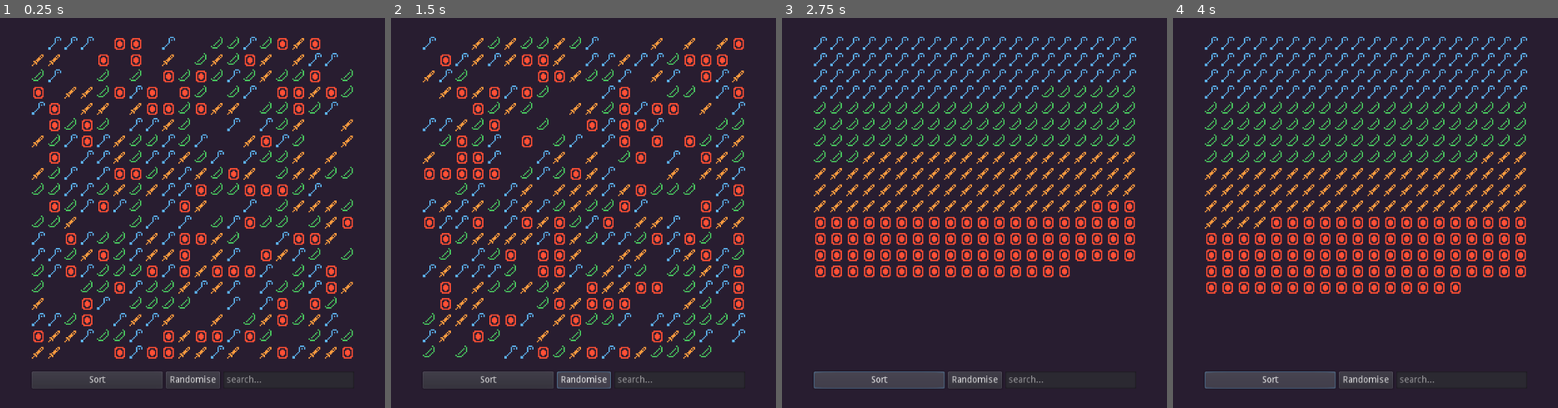
Above: before the commit, frames 1-4 (left to right).
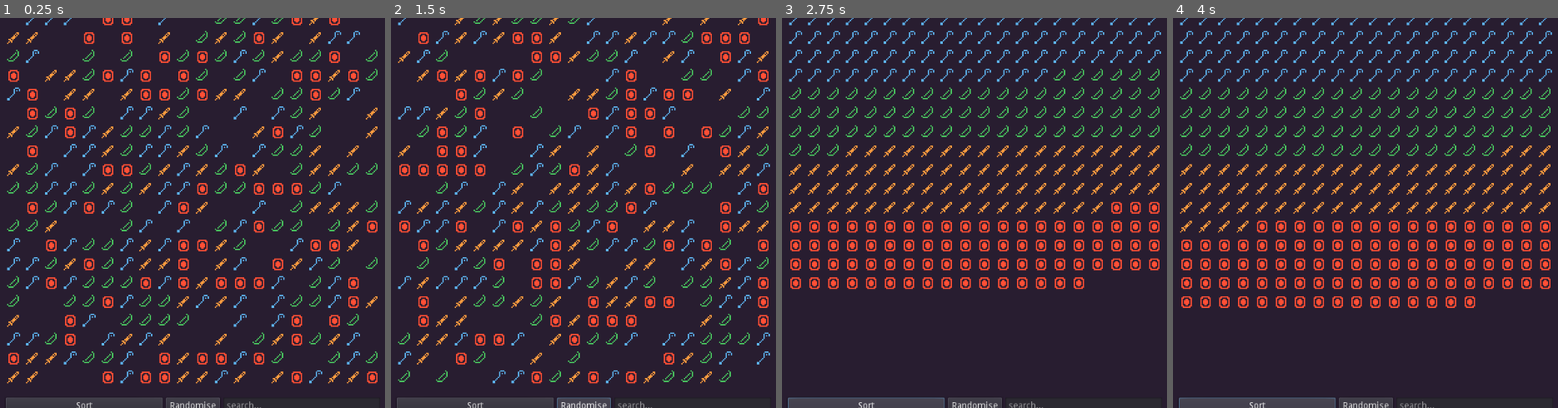
Above: after the commit, the same moments.

Repository: AGPritchard/inventory
Game: Godot game, scene res://src/inventory/inventory.tscn
Two runs of this game, one before a commit and one after it. Both use one fixed random seed, a clock stepped at 60 frames per second and the inputs below. The project has no main scene, so this scene is started directly.
Inputs:
- Up to frame 1 (0.25 s): no input
- Up to frame 2 (1.5 s): click "Sort" at 0.5 s; click "Randomise" at 1.25 s
- Up to frame 3 (2.75 s): click "Sort" at 2 s
- Up to frame 4 (4 s): click "Randomise" at 2.75 s; click "Sort" at 3.5 s

The runs differ from the first frame. In frame 1, 25% of the frame differs, in the area x 1-99%, y 0-100%; in frame 2, 25%; in frame 3, 25%; in frame 4, 26%.

Commit message:
Update sprite size
Sprites are now 12px by 12px

Diff:
--- a/src/inventory/inventory.gd
+++ b/src/inventory/inventory.gd
@@ -27,7 +27,7 @@
 	$VBoxContainer/GridContainer.columns = columns
 	for i in slot_count:
 		var item_slot = TextureRect.new()
-		item_slot.rect_min_size = Vector2(20, 20)
+		item_slot.rect_min_size = Vector2(24, 24)
 		item_slot.expand = true
 		item_slot.name = str(i)
 
@@ -138,7 +138,7 @@
 		item_slot.texture = null
 		item_slot.hint_tooltip = ""
 
-		# pick a random item type
+		# pick a random item type and update item slot
 		var choice: int = ITEM_TYPES.values()[randi() % ITEM_TYPES.size()]
 		match choice:
 			ITEM_TYPES.STAFF:
Binary file changed: assets/items/blue_staff.png
Binary file changed: assets/items/green_bow.png
Binary file changed: assets/items/orange_sword.png
Binary file changed: assets/items/red_shield.png
